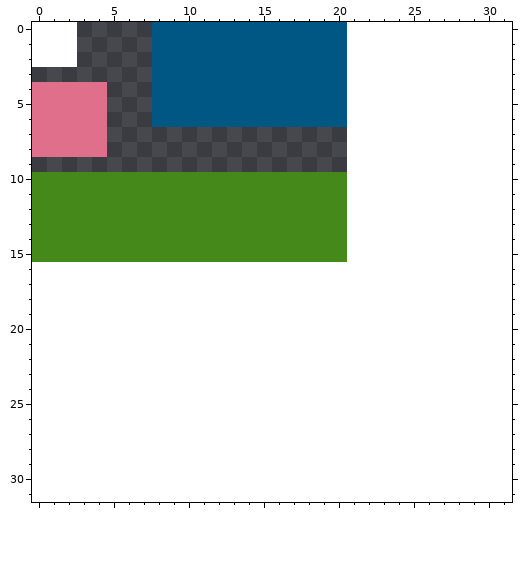
Pixel-art sprite, stored at public/assets/gfx/sprites.png. Above is the file before it was changed.
The file is 21x16 pixels. The old version is drawn lined up with the new one, on the new canvas.
After the commit:
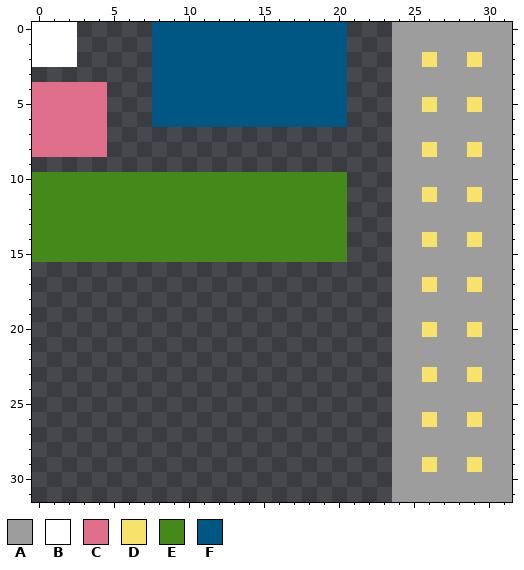
Palette (. is transparent): A #9d9d9d  B #ffffff  C #e06f8b  D #f7e26b  E #44891a  F #005784
From old to new:
canvas 21x16 -> 32x32
@@ x 22..31 @@
- 0 ..........
- 1 ..........
- 2 ..........
- 3 ..........
- 4 ..........
- 5 ..........
- 6 ..........
- 7 ..........
- 8 ..........
- 9 ..........
-10 ..........
-11 ..........
-12 ..........
-13 ..........
-14 ..........
-15 ..........
-16 ..........
-17 ..........
-18 ..........
-19 ..........
-20 ..........
-21 ..........
-22 ..........
-23 ..........
-24 ..........
-25 ..........
-26 ..........
-27 ..........
-28 ..........
-29 ..........
-30 ..........
-31 ..........
+ 0 ..AAAAAAAA
+ 1 ..AAAAAAAA
+ 2 ..AADAADAA
+ 3 ..AAAAAAAA
+ 4 ..AAAAAAAA
+ 5 ..AADAADAA
+ 6 ..AAAAAAAA
+ 7 ..AAAAAAAA
+ 8 ..AADAADAA
+ 9 ..AAAAAAAA
+10 ..AAAAAAAA
+11 ..AADAADAA
+12 ..AAAAAAAA
+13 ..AAAAAAAA
+14 ..AADAADAA
+15 ..AAAAAAAA
+16 ..AAAAAAAA
+17 ..AADAADAA
+18 ..AAAAAAAA
+19 ..AAAAAAAA
+20 ..AADAADAA
+21 ..AAAAAAAA
+22 ..AAAAAAAA
+23 ..AADAADAA
+24 ..AAAAAAAA
+25 ..AAAAAAAA
+26 ..AADAADAA
+27 ..AAAAAAAA
+28 ..AAAAAAAA
+29 ..AADAADAA
+30 ..AAAAAAAA
+31 ..AAAAAAAA
